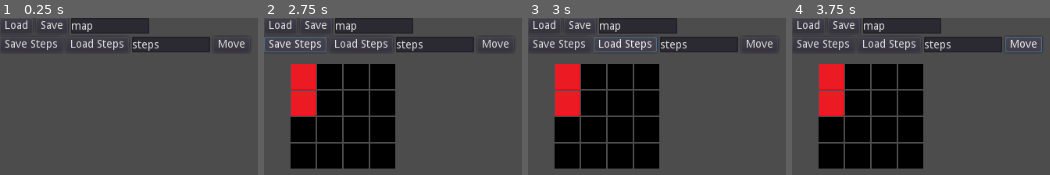
Above: before the commit, frames 1-4 (left to right).
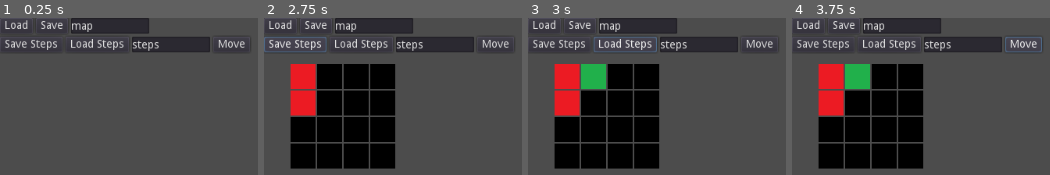
Above: after the commit, the same moments.

Repository: brcclark/MapViewer
Game: Godot game, scene res://scns/Main.tscn
Same seed, same stepped clock (60 frames per second), same inputs: the game is played once before the commit and once after it.
Inputs:
- Up to frame 1 (0.25 s): no input
- Up to frame 2 (2.75 s): click "Load" at 0.5 s; click "Save" at 1.25 s; click "Save Steps" at 2 s
- Up to frame 3 (3 s): click "Load Steps" at 2.75 s
- Up to frame 4 (3.75 s): click "Move" at 3.5 s

Frames 1-2 are identical in both runs. In frame 3, 1.5% of the frame differs, in the area x 20-31%, y 29-46%; in frame 4, 1.5%.
Error after the commit: Invalid get index 'PlannedPath' (on base: 'PackedScene'). (res://scripts/Main.gd:111)

Commit message:
added lots, still need to figure out how to correctly step through the path

Diff:
--- a/project.godot
+++ b/project.godot
@@ -12,12 +12,12 @@
 "base": "Node2D",
 "class": "Agent",
 "language": "GDScript",
-"path": "res://scns/Agent.gd"
+"path": "res://scripts/Agent.gd"
 }, {
 "base": "Resource",
 "class": "Save",
 "language": "GDScript",
-"path": "res://scripts/new_script.gd"
+"path": "res://scripts/SaveGame.gd"
 } ]
 _global_script_class_icons={
 "Agent": "",
@@ -29,10 +29,6 @@
 config/name="MapVisualizer"
 run/main_scene="res://scns/Main.tscn"
 
-[autoload]
-
-Map="*res://scripts/Main.gd"
-
 [physics]
 
 common/enable_pause_aware_picking=true
--- a/scns/Agent.gd
+++ /dev/null
@@ -1,46 +0,0 @@
-class_name Agent
-extends Node2D
-
-var start: Vector2
-var goal: Vector2
-var PlannedPath:Array = []
-
-var _currentStep : int = 0
-var _currentSpeed : float
-var _atPosition : bool = true
-
-func _init() -> void:
-	_currentStep = 0
-
-func LoadPath(data : Dictionary) -> void:
-	pass
-
-func SavePath() -> String:
-	var data : Dictionary = {}
-	for i in range(PlannedPath.size()):
-		var tmp : Dictionary = {}
-		tmp["x"] = PlannedPath[i].x
-		tmp["y"] = PlannedPath[i].y
-		data[i] = tmp
-	return JSON.print(data,'\t')
-
-
-func Load(path : Array) -> void:
-	PlannedPath = path
-	start = path[0]
-	position = Map.GetWorldFromGrid(start)
-	$Sprite.visible = true
-
-func StepPos(speed : float) -> void:
-	_atPosition = false
-	_currentSpeed = speed
-	goal = PlannedPath[_currentStep + 1]
-
-func _process(delta) -> void:
-	if !_atPosition:
-		var dir = goal - start
-		position += dir * _currentSpeed * delta
-
-		if position == Map.GetWorldFromGrid(goal):
-			_atPosition = true
-			_currentStep += 1
--- a/scns/Agent.tscn
+++ b/scns/Agent.tscn
@@ -1,11 +1,10 @@
 [gd_scene load_steps=3 format=2]
 
 [ext_resource path="res://media/agent.png" type="Texture" id=1]
-[ext_resource path="res://scns/Agent.gd" type="Script" id=2]
+[ext_resource path="res://scripts/Agent.gd" type="Script" id=2]
 
 [node name="Agent" type="Node2D"]
 script = ExtResource( 2 )
 
 [node name="Sprite" type="Sprite" parent="."]
-visible = false
 texture = ExtResource( 1 )
--- a/scns/Main.tscn
+++ b/scns/Main.tscn
@@ -1,13 +1,15 @@
-[gd_scene load_steps=4 format=2]
+[gd_scene load_steps=5 format=2]
 
 [ext_resource path="res://scns/NodeTile.tscn" type="PackedScene" id=1]
 [ext_resource path="res://scns/ObstacleTile.tscn" type="PackedScene" id=2]
 [ext_resource path="res://scripts/Main.gd" type="Script" id=3]
+[ext_resource path="res://scns/Agent.tscn" type="PackedScene" id=4]
 
 [node name="Main" type="Node"]
 script = ExtResource( 3 )
 NodeTile = ExtResource( 1 )
 ObstacleTile = ExtResource( 2 )
+AgentScn = ExtResource( 4 )
 
 [node name="map" type="Node2D" parent="."]
 position = Vector2( 50, 75 )
@@ -29,7 +31,7 @@
 }
 
 [node name="HBoxContainer2" type="HBoxContainer" parent="UI/CanvasLayer/VBoxContainer"]
-margin_right = 354.0
+margin_right = 320.0
 margin_bottom = 20.0
 __meta__ = {
 "_edit_use_anchors_": false
@@ -64,7 +66,7 @@
 
 [node name="HBoxContainer" type="HBoxContainer" parent="UI/CanvasLayer/VBoxContainer"]
 margin_top = 24.0
-margin_right = 354.0
+margin_right = 320.0
 margin_bottom = 44.0
 
 [node name="SaveSteps" type="Button" parent="UI/CanvasLayer/VBoxContainer/HBoxContainer"]
@@ -104,3 +106,4 @@
 [connection signal="pressed" from="UI/CanvasLayer/VBoxContainer/HBoxContainer2/Save" to="." method="_on_Save_pressed"]
 [connection signal="pressed" from="UI/CanvasLayer/VBoxContainer/HBoxContainer/SaveSteps" to="." method="_on_SaveSteps_pressed"]
 [connection signal="pressed" from="UI/CanvasLayer/VBoxContainer/HBoxContainer/LoadSteps" to="." method="_on_LoadSteps_pressed"]
+[connection signal="pressed" from="UI/CanvasLayer/VBoxContainer/HBoxContainer/Move" to="." method="_on_Move_pressed"]
--- /dev/null
+++ b/scripts/Agent.gd
@@ -0,0 +1,56 @@
+class_name Agent
+extends Node2D
+
+var start: Vector2
+var goal: Vector2
+var PlannedPath:Array = []
+var id:String = "1"
+
+var _currentStep : int = 0
+var _currentSpeed : float
+var _atPosition : bool = true
+var _destPosition : Vector2
+
+func _init() -> void:
+	_currentStep = 0
+
+func LoadSaveData(agnt : Dictionary) -> void:
+	var data : Dictionary = agnt["agent"]
+	self.id = data["id"]
+	self.start = Vector2(data["start"]["x"],data["start"]["y"])
+	self.goal = Vector2(data["goal"]["x"],data["goal"]["y"])
+	var path : Dictionary = data["path"]
+	for i in range(path.size()):
+		self.PlannedPath.append(Vector2(path[str(i)]["x"],path[str(i)]["y"]))
+
+	position = Vector2(start.x * (32+2), start.y * (32 + 2))
+
+
+func GetSaveData() -> String:
+	var agnt  : Dictionary = {}
+	var data : Dictionary = {}
+	data["id"] = self.id
+	data["start"] = {"x":self.start.x,"y":self.start.y}
+	data["goal"] = {"x":self.goal.x,"y":self.goal.y}
+
+	var path : Dictionary = {}
+	for i in range(PlannedPath.size()):
+		path[i] = {"x":self.PlannedPath[i].x,"y":self.PlannedPath[i].y}
+	data["path"] = path
+	agnt["agent"] = data
+	return JSON.print(agnt,'\t')
+
+
+func StepPos(speed : float) -> void:
+	_atPosition = false
+	_currentSpeed = speed
+	_destPosition = PlannedPath[_currentStep + 1]
+
+func _process(delta) -> void:
+	if !_atPosition:
+		var dir = _destPosition - PlannedPath[_currentStep]
+		#position += dir * _currentSpeed * delta
+		position.move_toward(_destPosition,delta * _currentSpeed)
+		if position == get_parent().get_parent().currentMap.GetWorldFromGrid(_destPosition):
+			_atPosition = true
+			_currentStep += 1
--- a/scripts/Main.gd
+++ b/scripts/Main.gd
@@ -1,9 +1,13 @@
+
 extends Node
 
 export(PackedScene) var NodeTile
 export(PackedScene) var ObstacleTile
+export(PackedScene) var AgentScn
 
 var SavedPath : Array = []
+var currentMap : Map = Map.new()
+var Agent1
 
 class Map:
 	var width : int
@@ -51,48 +55,41 @@
 
 
 func saveMap():
-	var map = Map.new()
-	map.width = 4
-	map.height = 4
-	map.NodeSize = Vector2(32,32)
-	map.spacing = 2
-	map.Obstacles.append(Vector2(0,0))
-	map.Obstacles.append(Vector2(0,1))
+	currentMap.width = 4
+	currentMap.height = 4
+	currentMap.NodeSize = Vector2(32,32)
+	currentMap.spacing = 2
+	currentMap.Obstacles.append(Vector2(0,0))
+	currentMap.Obstacles.append(Vector2(0,1))
 	var fi = File.new()
 	fi.open("res://tst.json", File.WRITE)
-	fi.store_string(JSON.print(map.Save(),"\t"))
+	fi.store_string(JSON.print(currentMap.Save(),"\t"))
 	fi.close()
 
 func drawMap():
-	var map = Map.new()
+
 	var fi = File.new()
 	fi.open("res://tst.json", File.READ)
 	var text = fi.get_as_text()
 	var result_json = JSON.parse(text)
-	map.Load(result_json.result)
+	currentMap.Load(result_json.result)
 	fi.close()
 
-	for i in range(map.width):
-		for j in range(map.height):
+	for i in range(currentMap.width):
+		for j in range(currentMap.height):
 			var ti
-			if map.Obstacles.find(Vector2(i,j)) >= 0:
+			if currentMap.Obstacles.find(Vector2(i,j)) >= 0:
 				ti = ObstacleTile.instance()
 			else:
 				ti = NodeTile.instance()
 			$map.add_child(ti)
-			ti.position = map.GetWorldFromGrid(Vector2(i,j))
+			ti.position = currentMap.GetWorldFromGrid(Vector2(i,j))
 
 
 func savePath():
-	var data : Dictionary = {}
-	for i in range(SavedPath.size()):
-		var tmp : Dictionary = {}
-		tmp["x"] = SavedPath[i].x
-		tmp["y"] = SavedPath[i].y
-		data[i] = tmp
 	var fi = File.new()
 	fi.open("res://" + $UI/CanvasLayer/VBoxContainer/HBoxContainer/StepFile.text + ".json", File.WRITE)
-	fi.store_string(JSON.print(data,'\t'))
+	fi.store_string(AgentScn.GetSaveData())
 	fi.close()
 
 func loadPath() -> void:
@@ -111,14 +108,25 @@
 
 
 func _on_SaveSteps_pressed():
-	SavedPath.append(Vector2(1,0))
-	SavedPath.append(Vector2(2,0))
-	SavedPath.append(Vector2(2,1))
-	SavedPath.append(Vector2(2,2))
-	SavedPath.append(Vector2(3,2))
-	SavedPath.append(Vector2(4,2))
+	AgentScn.PlannedPath.append(Vector2(1,0))
+	AgentScn.PlannedPath.append(Vector2(2,0))
+	AgentScn.PlannedPath.append(Vector2(2,1))
+	AgentScn.PlannedPath.append(Vector2(2,2))
+	AgentScn.PlannedPath.append(Vector2(3,2))
+	AgentScn.PlannedPath.append(Vector2(4,2))
 	savePath()
 
 
 func _on_LoadSteps_pressed():
-	loadPath()
+	var fi = File.new()
+	fi.open("res://" + $UI/CanvasLayer/VBoxContainer/HBoxContainer/StepFile.text + ".json", File.READ)
+	var text = fi.get_as_text()
+	var result_json = JSON.parse(text)
+	Agent1 = AgentScn.instance()
+	Agent1.LoadSaveData(result_json.result)
+	$map.add_child(Agent1)
+	fi.close()
+
+
+func _on_Move_pressed():
+	Agent1.StepPos(50)
--- a/steps.json
+++ b/steps.json
@@ -1,26 +1,39 @@
 {
-	"0": {
-		"x": 1,
-		"y": 0
-	},
-	"1": {
-		"x": 2,
-		"y": 0
-	},
-	"2": {
-		"x": 2,
-		"y": 1
-	},
-	"3": {
-		"x": 2,
-		"y": 2
-	},
-	"4": {
-		"x": 3,
-		"y": 2
-	},
-	"5": {
-		"x": 4,
-		"y": 2
+	"agent": {
+		"id": "#ID1",
+		"start": {
+			"x": 1,
+			"y": 0
+		},
+		"goal": {
+			"x": 4,
+			"y": 2
+		},
+		"path": {
+			"0": {
+				"x": 1,
+				"y": 0
+			},
+			"1": {
+				"x": 2,
+				"y": 0
+			},
+			"2": {
+				"x": 2,
+				"y": 1
+			},
+			"3": {
+				"x": 2,
+				"y": 2
+			},
+			"4": {
+				"x": 3,
+				"y": 2
+			},
+			"5": {
+				"x": 4,
+				"y": 2
+			}
+		}
 	}
 }
